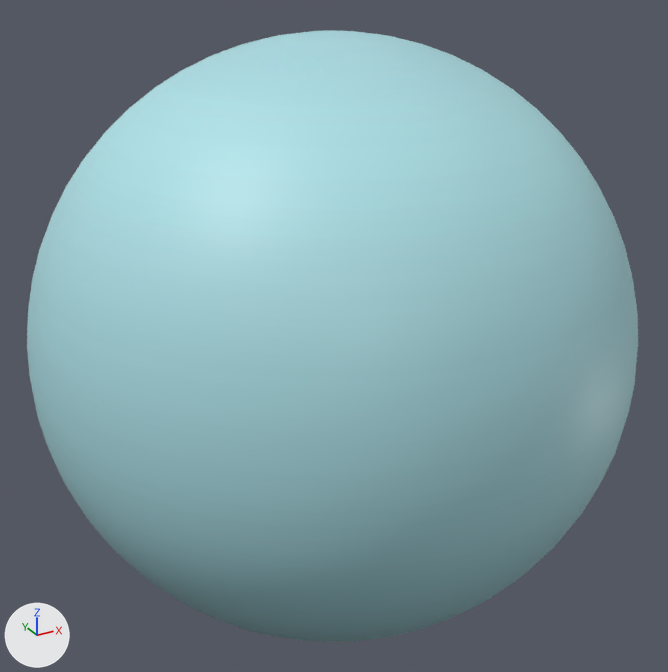
Renders of the OBJ model week08/KraftonEngine/Asset/Content/Models/SolarSystem/source/uranus.obj from each side of a commit.
Rendered twice from a 50 mm camera at (-44.694, 6.105, 1.119) aimed at (-43.463, 8.343, 0.001). Lighting does not change. The marker at lower left points along +X, +Y and +Z. The first picture is the older version. Where no turn or scale is listed for an object, it has been applied to the vertices.

Names of what the first picture shows: 'uranus'.
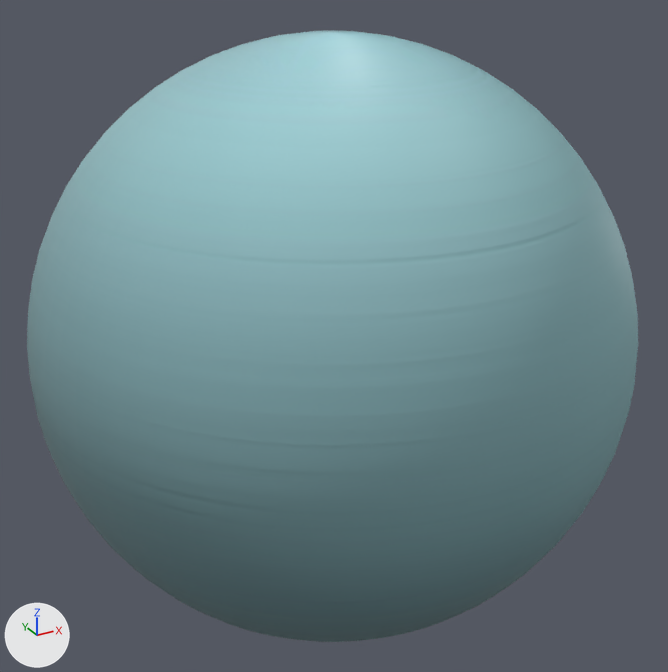
The newer file is also rescaled (x0.573), turned or shifted as a whole; pictures and numbers use the older file's frame.

Edits to the bpy script that builds the scene:
```text
Add img_2k_uranus_normal_png:
    img_2k_uranus_normal_png = load_image('2k_uranus_normal.png', '../textures/2k_uranus_normal.png', 2048, 1024, 'sRGB')
Change mat_uranus:
    add n3 = _N.new('ShaderNodeTexImage'); n3.name = 'Image Texture.001'
    add n3.image = img_2k_uranus_normal_png
    add n4 = _N.new('ShaderNodeNormalMap'); n4.name = 'Normal Map'
    where n0 = _N.new('ShaderNodeBsdfPrincipled'); n0.name = 'Principled BSDF'
    add _L.new(n3.outputs[0], n4.inputs[1])  # 'Color' to 'Color'
    add _L.new(n4.outputs[0], n0.inputs[5])  # 'Normal' to 'Normal'
```

Where the change shows, as pixel boxes [x1, y1, x2, y2] in the pictures (668 x 672 px):
'uranus', surface changed (darker)
    both: [27, 30, 638, 642]
